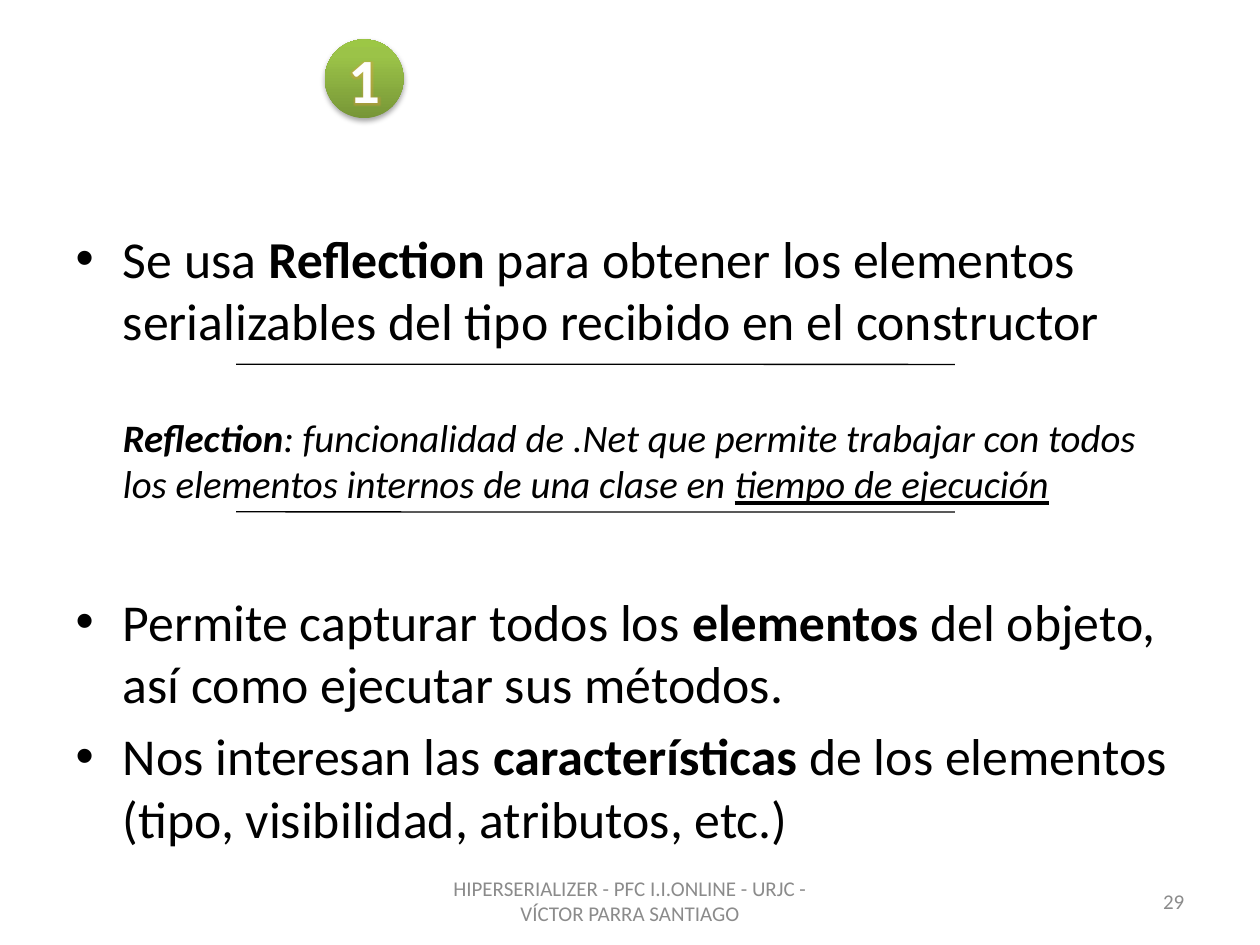
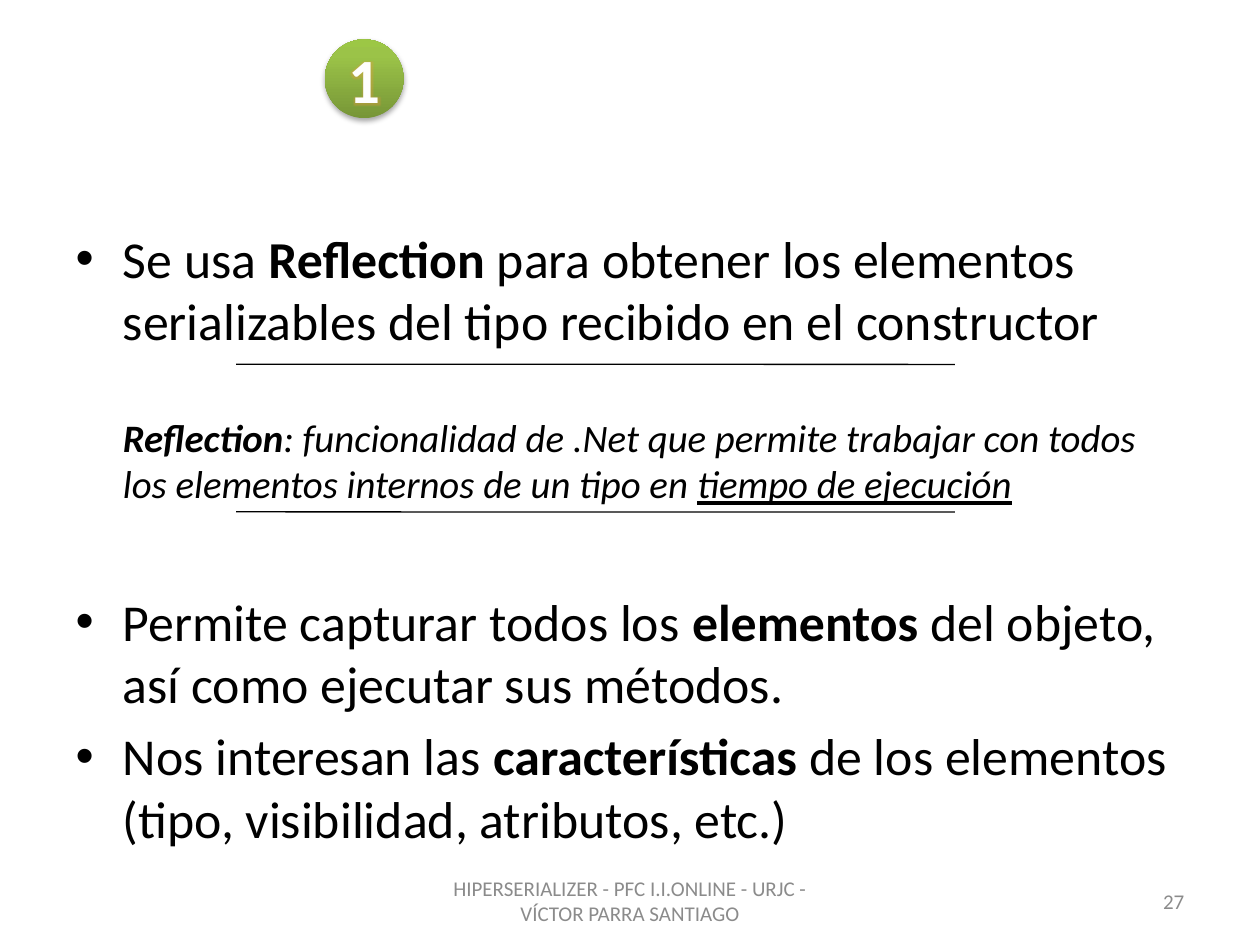
Before and after one commit to vitiparra/ProyectoFinDeCarrera, a slide deck: slide 27 of Memoria/PFC HiperSerializer OK.pptx (slide 29 before the commit). Drawn at 1260x945 pixels with LibreOffice and Linux fonts; fonts in the diff are those of the drawing; background and template pictures are left out. Boxes give left, top, right and bottom in pixels: in the first picture for what was removed or moved away, otherwise in the second. Text is boxed around its words. In the diff, an @@ line names an element or a change of style, - is before the commit and + after.

```diff
--- a/Memoria/PFC HiperSerializer OK.pptx
+++ b/Memoria/PFC HiperSerializer OK.pptx
@@ text at (x1=123, y1=424, x2=1135, y2=505): text changed @@
-Reflection: funcionalidad de .Net que permite trabajar con todos los elementos internos de una clase en tiempo de ejecución
+Reflection: funcionalidad de .Net que permite trabajar con todos los elementos internos de un tipo en tiempo de ejecución
@@ page number at (x1=1163, y1=895, x2=1184, y2=909): text changed @@
-29
+27
```
Also in this commit, not shown: 16 other slides changed, 1 slide added, 45 slides removed, 1 other file.
